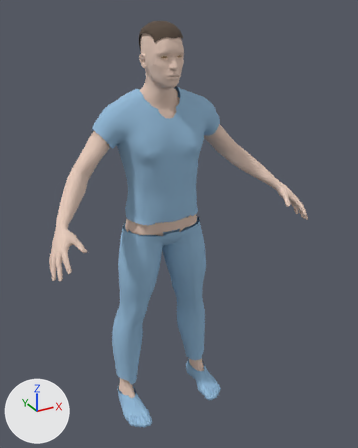
A saved change to the glTF model urgences/assets/personnages/modeles/medecin_karim.glb.
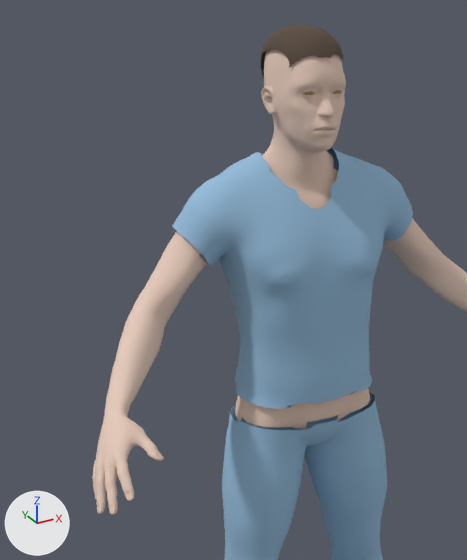
Each version appears first whole from a 50 mm camera at (-0.938, -1.903, 1.887) aimed at (0.042, -0.121, 0.996), and next in a close-up on the part from 0% to 69% of the width and 2% to 68% of the height. Every picture has the same lights, and +X, +Y and +Z are marked at lower left. The last two pictures show the newer version. Vertices at exactly the same position are counted once.

Names of what the first close-up shows: 'Corps', 'Haut', 'Pantalon', 'cheveux' and 1 more.
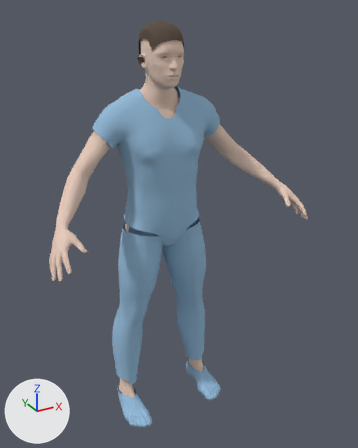
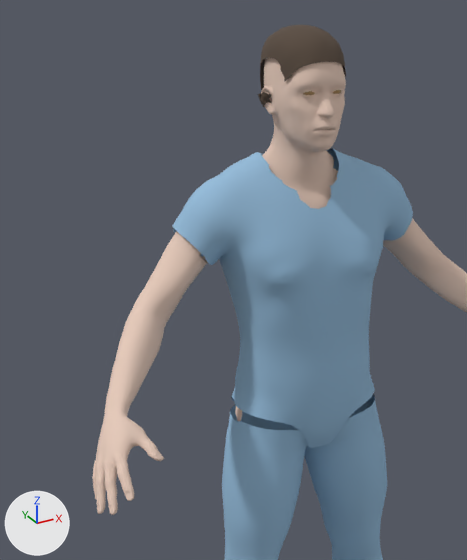
The change, as a list of edits to the scene's bpy script:
```text
Change me_cheveux:
    used by ob_cheveux; location = (0.0, 0.0, 0.0)
    remove me_cheveux.from_pydata(...)  # 234 vertices, 400 faces; spans x -0.075..0.075, y -0.152..0.057, z 1.669..1.836
    add me_cheveux.from_pydata(...)  # 814 vertices, 1408 faces; spans x -0.094..0.094, y -0.156..0.057, z 1.652..1.836
    me_cheveux part 1: a new loose piece of 227 vertices spanning x -0.094..-0.074, y -0.065..-0.024, z 1.677..1.719, in mat_cheveux_noir (brown #594b3f)
    me_cheveux part 2: 54 vertices moved from x -0.073..0.073, y -0.15..0.039, z 1.673..1.801 to x -0.074..0.074, y -0.151..0.038, z 1.671..1.799; 60 vertices removed from x -0.075..0.075, y -0.152..0.035, z 1.669..1.792; 177 vertices added at x -0.079..0.079, y -0.156..0.032, z 1.654..1.784
    other edits to the shape of me_cheveux do not show in these pictures
Change me_corps:
    used by ob_corps; location = (0.0, 0.0, 0.0)
    remove me_corps.from_pydata(...)  # 8823 vertices, 17352 faces; spans x -0.59..0.59, y -0.39..0.1, z 0.07..1.83
    add me_corps.from_pydata(...)  # 8703 vertices, 17180 faces; spans x -0.59..0.59, y -0.39..0.05, z 0.07..1.83
    me_corps part 3
    120 vertices are removed from x -0.17..0.17, y -0.14..0.1, z 0.94..1.05
    172 faces are deleted
Change me_haut:
    used by ob_haut; location = (0.0, 0.0, 0.0)
    remove me_haut.from_pydata(...)  # 1741 vertices, 3340 faces; spans x -0.292..0.292, y -0.168..0.104, z 1.028..1.581
    add me_haut.from_pydata(...)  # 1873 vertices, 3588 faces; spans x -0.292..0.292, y -0.168..0.116, z 0.885..1.581
    me_haut part 4: 107 vertices moved from x -0.169..0.169, y -0.159..0.093, z 1.036..1.105 to x -0.17..0.17, y -0.159..0.098, z 1.016..1.104; 47 vertices removed from x -0.172..0.172, y -0.157..0.099, z 1.028..1.068; 179 vertices added at x -0.178..0.178, y -0.154..0.116, z 0.885..1.064
```

What differs and where, as boxes (x1, y1, x2, y2) in the close-ups (467 x 560 px; the box of a moved part takes in the faces that stretch with it):
'Haut', reshaped (15% taller)
    before: (172, 147, 413, 409)
    after: (172, 147, 413, 448)
'Corps', reshaped
    before: (92, 49, 467, 515)
    after: (92, 58, 467, 515)
'cheveux', reshaped
    before: (261, 25, 344, 81)
    after: (258, 25, 346, 107)
part 1 of me_cheveux, added
    after: (258, 92, 272, 107)
part 2 of me_cheveux, built on
    before: (261, 37, 344, 81)
    after: (260, 37, 346, 90)
part 3 of me_corps, deleted (beige)
    before: (240, 388, 370, 429)
part 4 of me_haut, moved or reshaped
    before: (235, 359, 372, 409)
    after: (231, 359, 375, 448)
